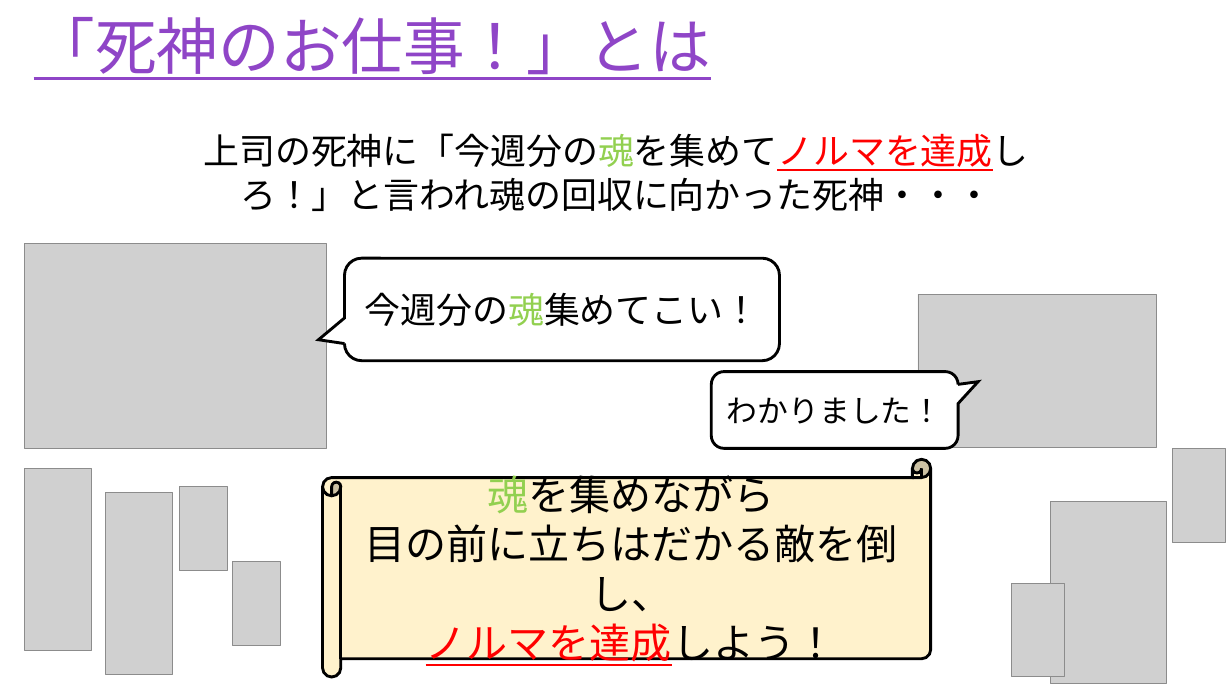
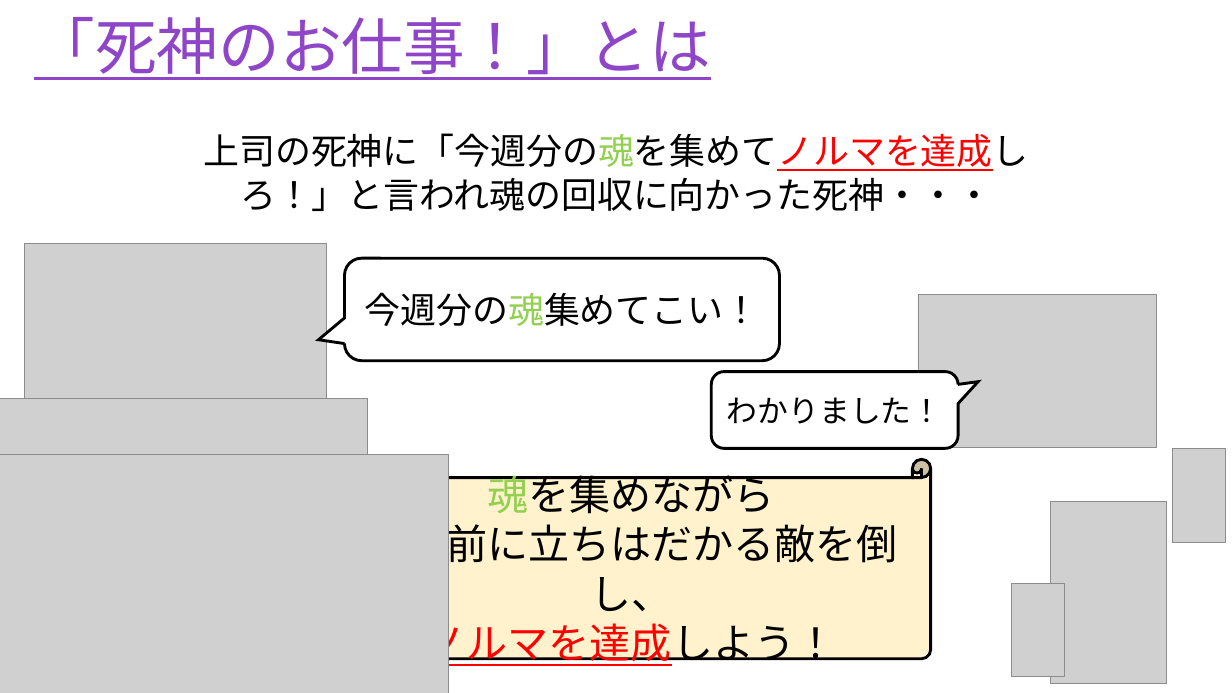
Before and after one commit to egawa110/shachiku, a slide deck: slide 2 of 応募用企画書.pptx. Drawn at 1232x693 pixels with LibreOffice and Linux fonts; fonts in the diff are those of the drawing; grey boxes stand for pictures; background and template pictures are left out. Boxes give left, top, right and bottom in pixels: in the first picture for what was removed or moved away, otherwise in the second. Text is boxed around its words. In the diff, an @@ line names an element or a change of style, - is before the commit and + after.

```diff
--- a/応募用企画書.pptx
+++ b/応募用企画書.pptx
@@ picture added at <box>0,398,367,693</box> @@
@@ picture added at <box>0,455,448,693</box> @@
@@ picture removed at <box>25,469,91,651</box> @@
@@ picture removed at <box>105,493,172,675</box> @@
@@ picture removed at <box>179,486,227,571</box> @@
@@ picture removed at <box>233,561,281,646</box> @@
```
Also in this commit, not shown: 1 other file.
